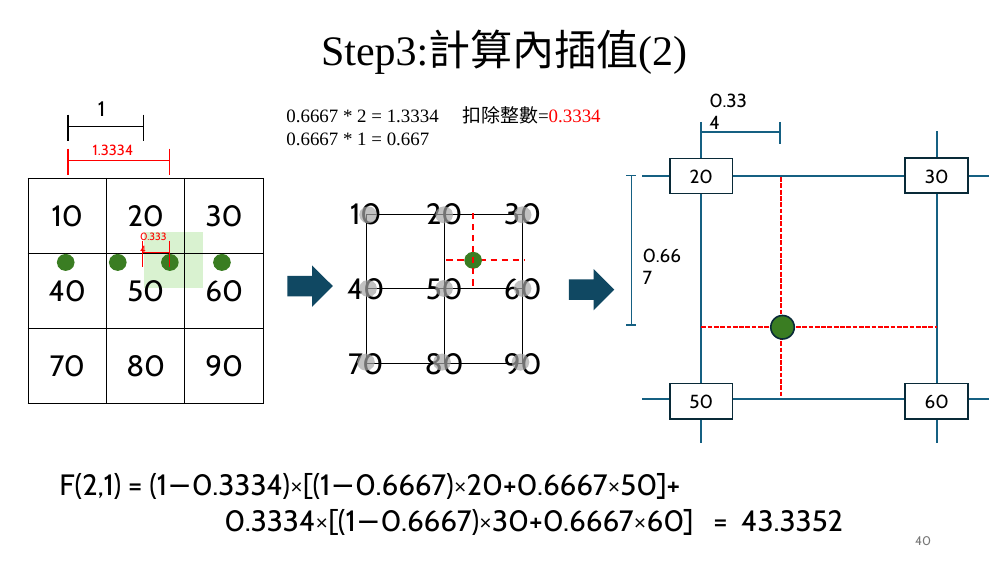
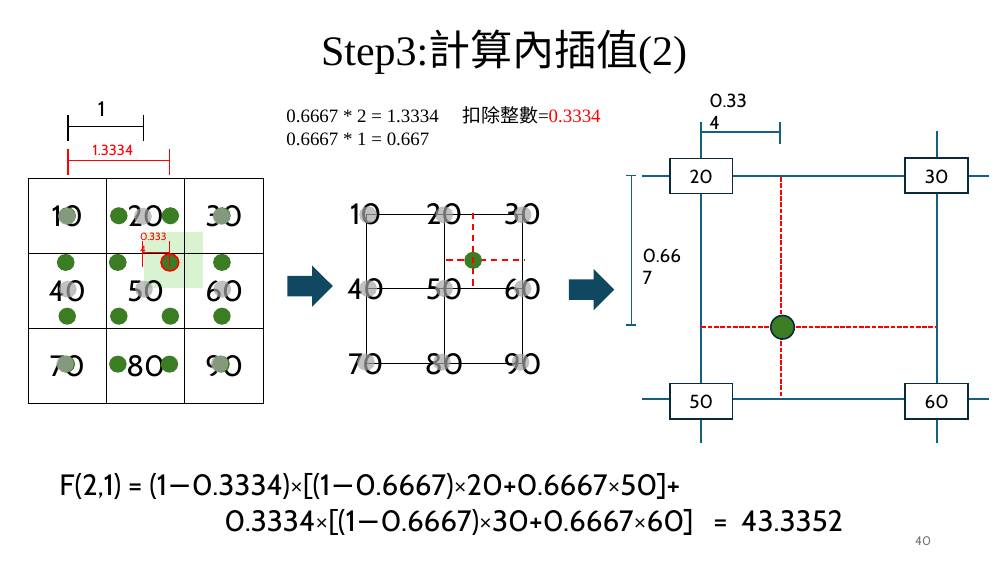
Before and after one commit to TamKangAI/ImageProcessing, a slide deck: slide 40 of 02_數位影像基礎/02_數位影像基礎.pptx. Drawn at 1008x567 pixels with LibreOffice and Linux fonts; fonts in the diff are those of the drawing. Boxes give left, top, right and bottom in pixels: in the first picture for what was removed or moved away, otherwise in the second. Text is boxed around its words. In the diff, an @@ line names an element or a change of style, - is before the commit and + after.

```diff
--- a/02_數位影像基礎/02_數位影像基礎.pptx
+++ b/02_數位影像基礎/02_數位影像基礎.pptx
@@ ellipse added at (x1=58, y1=208, x2=76, y2=225), fill #A6A6A6 at 69% opacity @@
@@ ellipse added at (x1=134, y1=208, x2=151, y2=225), fill #A6A6A6 at 69% opacity @@
@@ group added at (x1=58, y1=207, x2=231, y2=225): 4 ellipses @@
@@ ellipse added at (x1=212, y1=208, x2=230, y2=225), fill #A6A6A6 at 69% opacity @@
@@ ellipse at (x1=161, y1=254, x2=178, y2=271): outline none to #FF0000 1.5 pt @@
@@ ellipse added at (x1=59, y1=281, x2=76, y2=298), fill #A6A6A6 at 69% opacity @@
@@ ellipse added at (x1=135, y1=281, x2=153, y2=298), fill #A6A6A6 at 69% opacity @@
@@ ellipse added at (x1=213, y1=281, x2=231, y2=298), fill #A6A6A6 at 69% opacity @@
@@ group added at (x1=58, y1=308, x2=231, y2=325): 4 ellipses @@
@@ ellipse added at (x1=56, y1=355, x2=73, y2=373), fill #A6A6A6 at 69% opacity @@
@@ group added at (x1=57, y1=355, x2=230, y2=373): 4 ellipses @@
@@ ellipse added at (x1=211, y1=355, x2=228, y2=373), fill #A6A6A6 at 69% opacity @@
```
Also in this commit, not shown: 8 other slides changed, 5 slides added, 3 other files.
